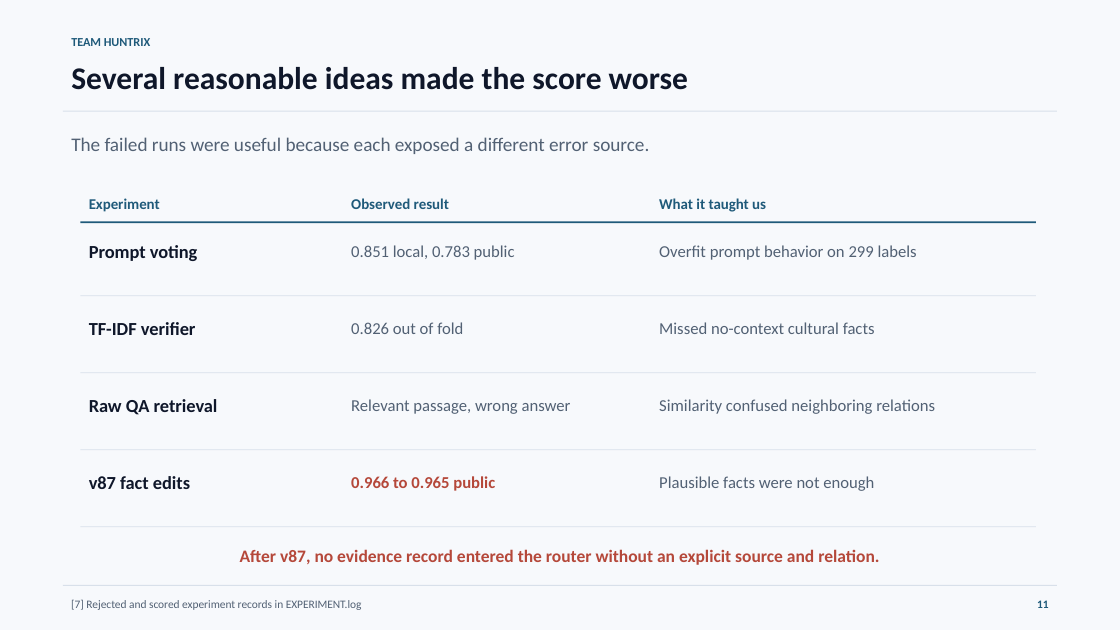
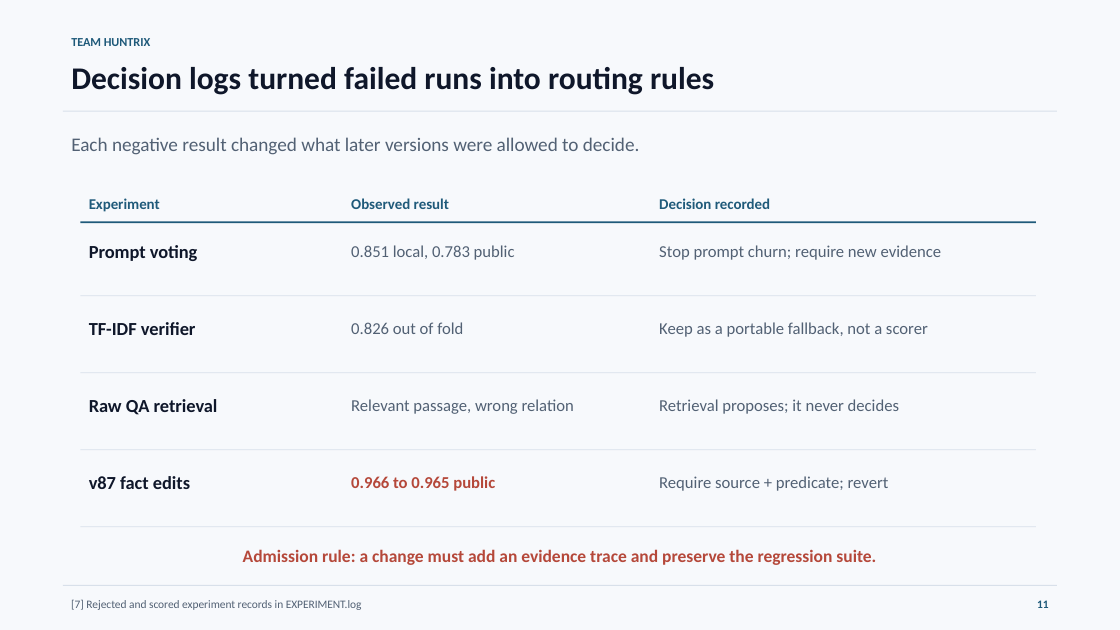
Before and after one commit to Seyamalam/bengali-hallucination-v91-submission, a slide deck: slide 11 of presentation/Huntrix_Final_Presentation.pptx. Drawn at 1120x630 pixels with LibreOffice and Linux fonts; fonts in the diff are those of the drawing. Boxes give left, top, right and bottom in pixels: in the first picture for what was removed or moved away, otherwise in the second. Text is boxed around its words. In the diff, an @@ line names an element or a change of style, - is before the commit and + after.

```diff
--- a/presentation/Huntrix_Final_Presentation.pptx
+++ b/presentation/Huntrix_Final_Presentation.pptx
@@ text at <box>71,67,714,95</box>: text changed @@
-Several reasonable ideas made the score worse
+Decision logs turned failed runs into routing rules
@@ text at <box>71,137,640,155</box>: text changed @@
-The failed runs were useful because each exposed a different error source.
+Each negative result changed what later versions were allowed to decide.
@@ text at <box>659,198,770,209</box>: text changed @@
-What it taught us
+Decision recorded
@@ text at <box>659,245,942,260</box>: text changed @@
-Overfit prompt behavior on 299 labels
+Stop prompt churn; require new evidence
@@ text at <box>659,322,928,337</box>: text changed @@
-Missed no-context cultural facts
+Keep as a portable fallback, not a scorer
@@ text at <box>351,399,574,414</box>: text changed @@
-Relevant passage, wrong answer
+Relevant passage, wrong relation
@@ text at <box>659,399,899,414</box>: text changed @@
-Similarity confused neighboring relations
+Retrieval proposes; it never decides
@@ text at <box>659,476,889,491</box>: text changed @@
-Plausible facts were not enough
+Require source + predicate; revert
@@ text at <box>243,549,876,565</box>: text changed @@
-After v87, no evidence record entered the router without an explicit source and relation.
+Admission rule: a change must add an evidence trace and preserve the regression suite.
```
Also in this commit, not shown: 4 other slides changed, 3 slides added, 3 slides removed, 4 other files.
